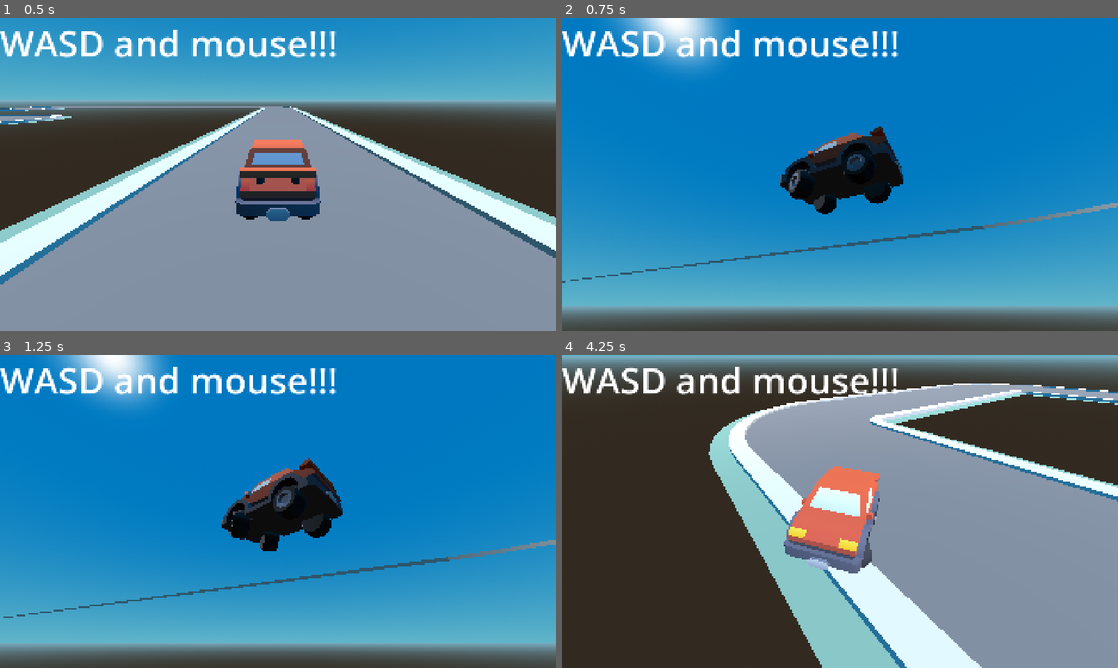
Above: before the commit, frames 1-4 (two rows, left to right).
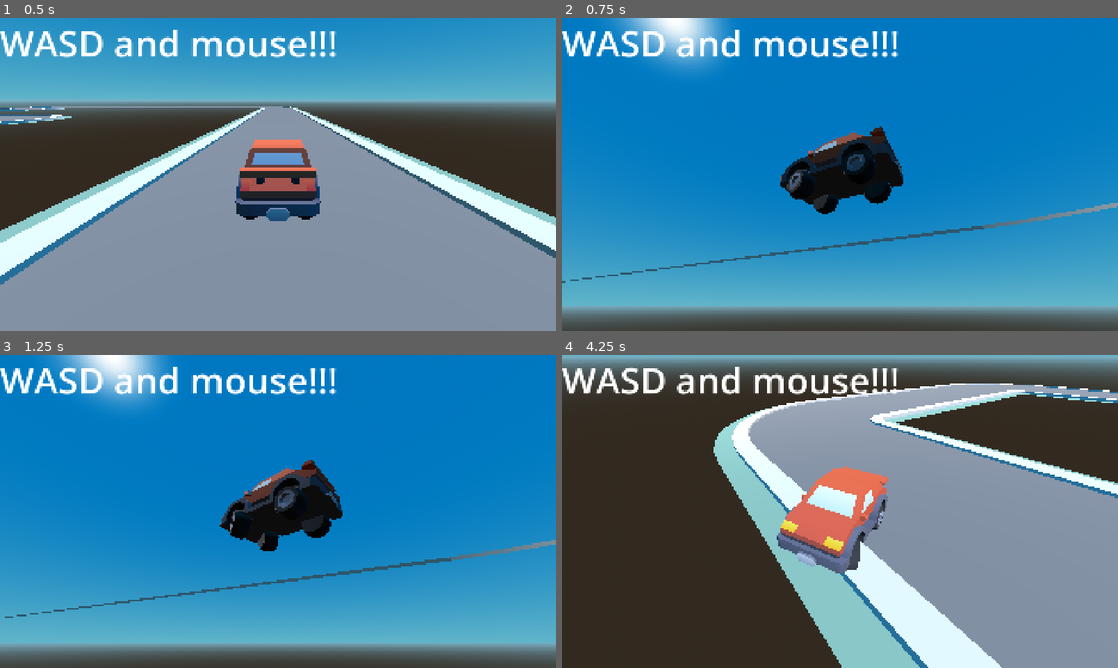
Above: after the commit, the same moments.

Repository: akanksh-ch/kar-game
Game: Godot game, scene res://Scenes/main.tscn
The game is run twice, just before and just after one commit, with the same random seed, the same clock (stepped at 60 frames per second) and the same inputs.
Inputs (mouse positions are in pixels of both pictures, inside the frame that each line leads up to):
- Up to frame 1 (0.5 s): no input
- Up to frame 2 (0.75 s): move the mouse to (962, 158) at 0.52 s; hold D (Right) from 0.53 s (still down); hold W (Gas) from 0.53 s (still down)
- Up to frame 3 (1.25 s): keep holding D (Right); keep holding W (Gas)
- Up to frame 4 (4.25 s): move the mouse to (728, 527) at 1.27 s; release D (Right) at 1.28 s; release W (Gas) at 1.28 s; hold S (Brake) 1.28-2.03 s; tap W (Gas) at 1.35, 2.85 s; move the mouse to (895, 442) at 2.02 s; hold W (Gas) 2.03-2.78 s; hold D (Right) 2.03-3.53 s; move the mouse to (812, 574) at 2.77 s; move the mouse to (1006, 558) at 3.52 s; hold A (Left) from 3.53 s (still down); hold W (Gas) from 3.53 s (still down)

Frame 1 is identical in both runs. In frame 2, 0.1% of the frame differs, in the area x 39-96%, y 34-68%; in frame 3, 0.6%; in frame 4, 8.2%, in the area x 26-100%, y 9-100%.

Commit message:
Reduced steering strength based on speed

Diff:
--- a/Scripts/kar.gd
+++ b/Scripts/kar.gd
@@ -9,6 +9,8 @@
 @export var back_drift_grip = 0.75
 
 @export var max_speed = 20
+
+@export var steering_angle = 35
 
 @export var power_curve: Curve = load("res://Scenes/power_curve.tres")
 
@@ -39,7 +41,13 @@
 func _physics_process(delta: float) -> void:
 
 	#brake = Input.get_action_strength("Brake") * BrakingForce
-	steering = lerp(steering, deg_to_rad(35 * Input.get_action_strength("Left")) + deg_to_rad(-35 * Input.get_action_strength("Right")), 0.1)
+
+	# Limit steering based on speed
+
+	steering = lerp(steering,
+	deg_to_rad(steering_angle * Input.get_action_strength("Left")) +
+	deg_to_rad(-steering_angle * Input.get_action_strength("Right")),
+	power_curve.sample_baked(linear_velocity.length() / max_speed) / 20)
 
 	# Set gas
 	if Input.is_action_pressed("Gas"):
